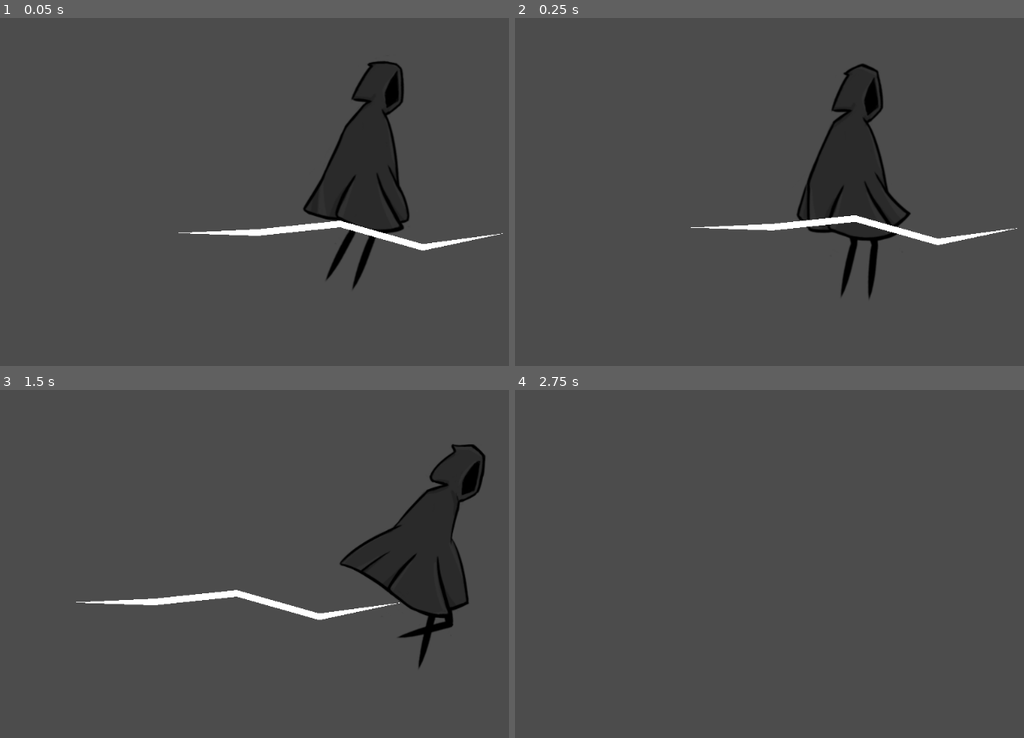
Above: before the commit, frames 1-4 (two rows, left to right).
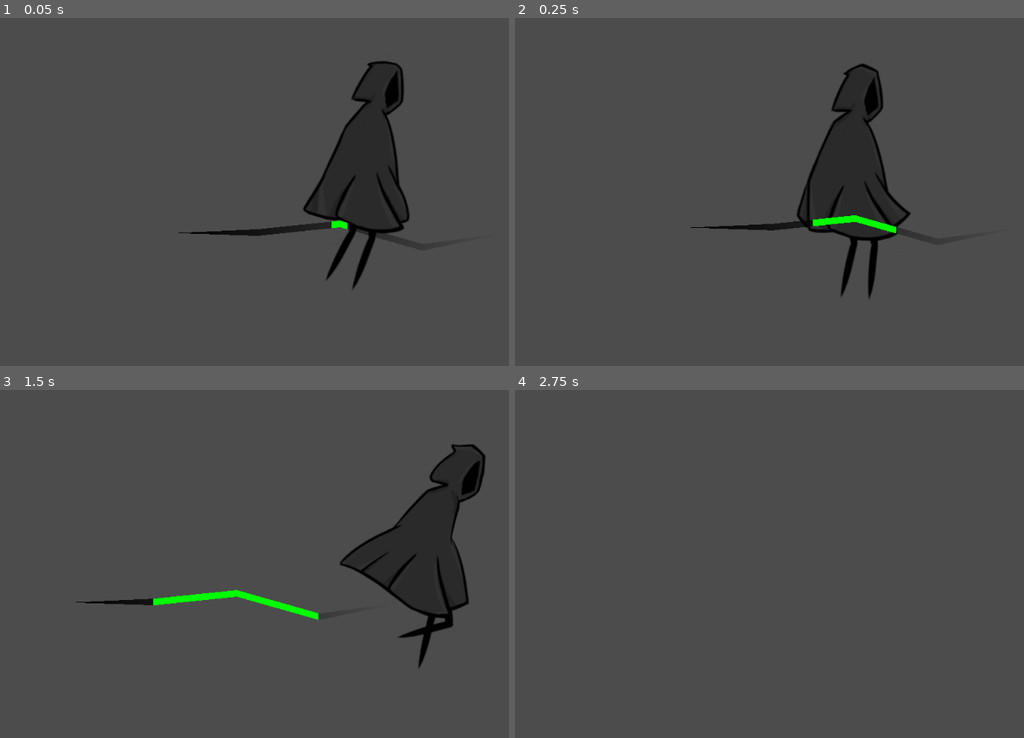
Above: after the commit, the same moments.

Repository: tufteddeer/kintsugi
Game: Godot game, scene res://level.tscn
Same seed, same stepped clock (60 frames per second), same inputs: the game is played once before the commit and once after it.
Inputs:
- Up to frame 1 (0.05 s): no input
- Up to frame 2 (0.25 s): no input
- Up to frame 3 (1.5 s): hold D (right) from 0.53 s (still down); tap Space (jump) at 0.77 s
- Up to frame 4 (2.75 s): tap Space (jump) at 1.52 s; release D (right) at 2.03 s; hold A (left) from 2.03 s (still down)

The runs differ from the first frame. In frame 1, 1.0% of the frame differs, in the area x 35-99%, y 58-67%; in frame 2, 1.0%; in frame 3, 1.0%, in the area x 14-79%, y 57-67%; in frame 4, nothing differs.

Commit message:
add fill animation

Diff:
--- /dev/null
+++ b/crack.shader
@@ -0,0 +1,14 @@
+shader_type canvas_item;
+
+uniform float hi = 0.5;
+uniform float lo = 0.25;
+void fragment() {
+	vec4 tex = texture(TEXTURE, UV);
+
+	if(tex.a < hi && tex.a > lo) {
+		COLOR.rgba = vec4(0,1,0,1);
+	} else {
+		COLOR.rgba = tex
+	}
+
+}
--- a/crack.tscn
+++ b/crack.tscn
@@ -1,12 +1,57 @@
-[gd_scene load_steps=3 format=2]
+[gd_scene load_steps=8 format=2]
 
 [ext_resource path="res://harrypotter.gd" type="Script" id=1]
 [ext_resource path="res://Collision_Trigger.gd" type="Script" id=2]
+[ext_resource path="res://crack.shader" type="Shader" id=3]
+
+[sub_resource type="ShaderMaterial" id=1]
+resource_local_to_scene = true
+shader = ExtResource( 3 )
+shader_param/hi = 0.5
+shader_param/lo = 0.5
+
+[sub_resource type="Gradient" id=2]
+colors = PoolColorArray( 0, 0, 0, 1, 0, 0, 0, 0 )
+
+[sub_resource type="GradientTexture" id=3]
+gradient = SubResource( 2 )
+width = 500
+
+[sub_resource type="Animation" id=4]
+loop = true
+tracks/0/type = "value"
+tracks/0/path = NodePath(".:material:shader_param/hi")
+tracks/0/interp = 1
+tracks/0/loop_wrap = true
+tracks/0/imported = false
+tracks/0/enabled = true
+tracks/0/keys = {
+"times": PoolRealArray( 0, 1 ),
+"transitions": PoolRealArray( 1, 1 ),
+"update": 0,
+"values": [ 0.5, 1.0 ]
+}
+tracks/1/type = "value"
+tracks/1/path = NodePath(".:material:shader_param/lo")
+tracks/1/interp = 1
+tracks/1/loop_wrap = true
+tracks/1/imported = false
+tracks/1/enabled = true
+tracks/1/keys = {
+"times": PoolRealArray( 0, 1 ),
+"transitions": PoolRealArray( 1, 1 ),
+"update": 0,
+"values": [ 0.5, 0.0 ]
+}
 
 [node name="Crack" type="Polygon2D"]
+material = SubResource( 1 )
+texture = SubResource( 3 )
+polygon = PoolVector2Array( 0, 0, 125, 25.9137, 250, -4.98567, 375, -24.5137, 500, 0, 375, -14.5137, 250, 5.01433, 125, 35.9137 )
 script = ExtResource( 1 )
 
 [node name="Line2D" type="Line2D" parent="."]
+visible = false
 points = PoolVector2Array( 0, 0, 500, 0 )
 width = 20.0
 
@@ -19,4 +64,8 @@
 
 [node name="collision_polygon_platform" type="CollisionPolygon2D" parent="StaticBody2D"]
 disabled = true
+
+[node name="AnimationPlayer" type="AnimationPlayer" parent="."]
+autoplay = "fill"
+anims/fill = SubResource( 4 )
 [connection signal="body_entered" from="Collision_Trigger" to="Collision_Trigger" method="_on_Collision_Trigger_body_entered"]
--- a/harrypotter.tscn
+++ b/harrypotter.tscn
@@ -1,30 +1,73 @@
-[gd_scene load_steps=2 format=2]
+[gd_scene load_steps=9 format=2]
 
 [ext_resource path="res://crack.tscn" type="PackedScene" id=1]
+[ext_resource path="res://crack.shader" type="Shader" id=2]
+
+[sub_resource type="ShaderMaterial" id=1]
+resource_local_to_scene = true
+shader = ExtResource( 2 )
+shader_param/hi = 0.5
+shader_param/lo = 0.5
+
+[sub_resource type="ShaderMaterial" id=2]
+resource_local_to_scene = true
+shader = ExtResource( 2 )
+shader_param/hi = 0.5
+shader_param/lo = 0.5
+
+[sub_resource type="ShaderMaterial" id=3]
+resource_local_to_scene = true
+shader = ExtResource( 2 )
+shader_param/hi = 0.5
+shader_param/lo = 0.5
+
+[sub_resource type="ShaderMaterial" id=4]
+resource_local_to_scene = true
+shader = ExtResource( 2 )
+shader_param/hi = 0.5
+shader_param/lo = 0.5
+
+[sub_resource type="ShaderMaterial" id=5]
+resource_local_to_scene = true
+shader = ExtResource( 2 )
+shader_param/hi = 0.5
+shader_param/lo = 0.5
+
+[sub_resource type="ShaderMaterial" id=6]
+resource_local_to_scene = true
+shader = ExtResource( 2 )
+shader_param/hi = 0.5
+shader_param/lo = 0.5
 
 [node name="Node2D" type="Node2D"]
 position = Vector2( 0, -1.76051 )
 
 [node name="Polygon2D" parent="." instance=ExtResource( 1 )]
+material = SubResource( 1 )
 position = Vector2( 33.2541, 31.5601 )
 y_min_offset = -20
 y_max_offset = 20
 
 [node name="Polygon2D2" parent="." instance=ExtResource( 1 )]
+material = SubResource( 2 )
 position = Vector2( 33.5387, 122.428 )
 
 [node name="Polygon2D4" parent="." instance=ExtResource( 1 )]
+material = SubResource( 3 )
 position = Vector2( 38.5356, 362.536 )
 y_min_offset = -20
 y_max_offset = 20
 
 [node name="Polygon2D3" parent="." instance=ExtResource( 1 )]
+material = SubResource( 4 )
 position = Vector2( 38.8202, 453.404 )
 
 [node name="Polygon2D6" parent="." instance=ExtResource( 1 )]
+material = SubResource( 5 )
 position = Vector2( 33.2541, 191.766 )
 y_min_offset = -20
 y_max_offset = 20
 
 [node name="Polygon2D5" parent="." instance=ExtResource( 1 )]
+material = SubResource( 6 )
 position = Vector2( 33.5387, 282.635 )
--- a/level.tscn
+++ b/level.tscn
@@ -1,8 +1,15 @@
-[gd_scene load_steps=4 format=2]
+[gd_scene load_steps=6 format=2]
 
 [ext_resource path="res://Player.tscn" type="PackedScene" id=1]
 [ext_resource path="res://platform.tscn" type="PackedScene" id=2]
 [ext_resource path="res://crack.tscn" type="PackedScene" id=3]
+[ext_resource path="res://crack.shader" type="Shader" id=4]
+
+[sub_resource type="ShaderMaterial" id=1]
+resource_local_to_scene = true
+shader = ExtResource( 4 )
+shader_param/hi = 0.5
+shader_param/lo = 0.5
 
 [node name="Node2D" type="Node2D"]
 
@@ -13,4 +20,5 @@
 [node name="platform" parent="." instance=ExtResource( 2 )]
 
 [node name="Crack" parent="." instance=ExtResource( 3 )]
+material = SubResource( 1 )
 position = Vector2( 103, 182.94 )
